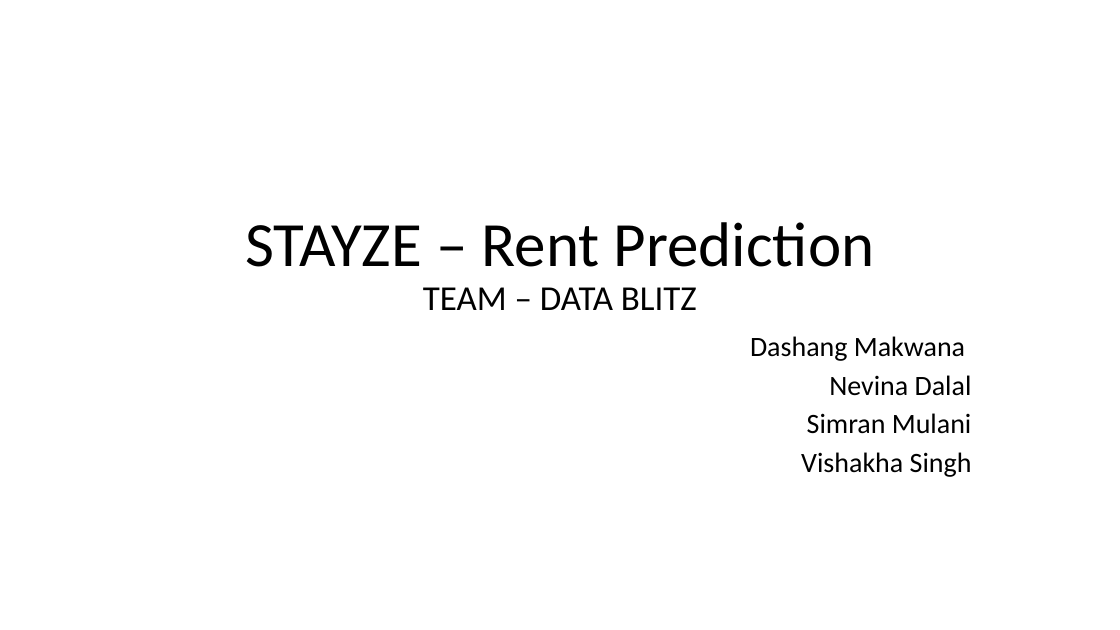
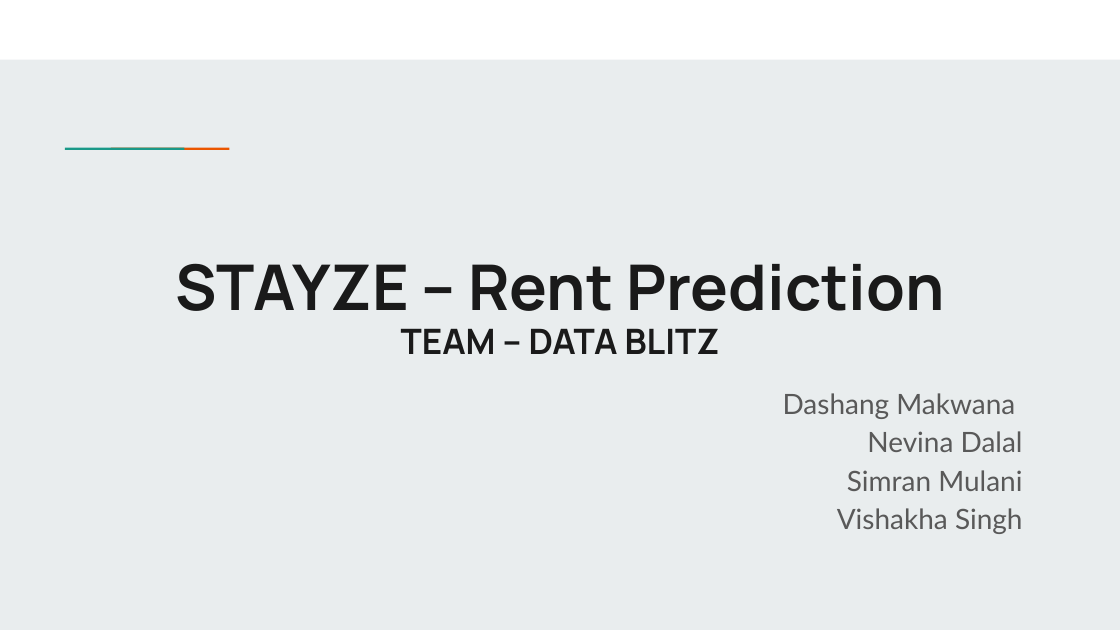
Before and after one commit to dashang/Stayze_Rent_Predicition_Hackathon, a slide deck: slide 1 of Dashang/ppt/STAYZE_final.pptx. Drawn at 1120x630 pixels with LibreOffice and Linux fonts; fonts in the diff are those of the drawing. Boxes give left, top, right and bottom in pixels: in the first picture for what was removed or moved away, otherwise in the second. Text is boxed around its words. In the diff, an @@ line names an element or a change of style, - is before the commit and + after.

```diff
--- a/Dashang/ppt/STAYZE_final.pptx
+++ b/Dashang/ppt/STAYZE_final.pptx
@@ background #FFFFFF to #E9EDEE @@
@@ rectangle added at (x1=0, y1=0, x2=1120, y2=60), fill #FFFFFF @@
@@ rectangle added at (x1=102, y1=146, x2=148, y2=152), fill #1A9988 @@
@@ rectangle added at (x1=147, y1=146, x2=193, y2=152), fill #EB5600 @@
@@ title "STAYZE – Rent Prediction TEAM ..." moved from (x1=245, y1=222, x2=874, y2=310) to (x1=175, y1=263, x2=945, y2=354) @@
@@ title "STAYZE – Rent Prediction TEAM ..." at (x1=175, y1=263, x2=945, y2=354): font Calibri to Manrope, text colour #000000 to #1A1A1A, bold on @@
@@ subtitle "Dashang Makwana" moved from (x1=750, y1=336, x2=972, y2=477) to (x1=783, y1=393, x2=1023, y2=534) @@
@@ subtitle "Dashang Makwana" at (x1=783, y1=393, x2=1023, y2=534): font Calibri to Lato, text colour #000000 to #595959 @@
```
Also in this commit, not shown: 5 other slides changed, 12 slides added, 12 slides removed, 8 other files.
